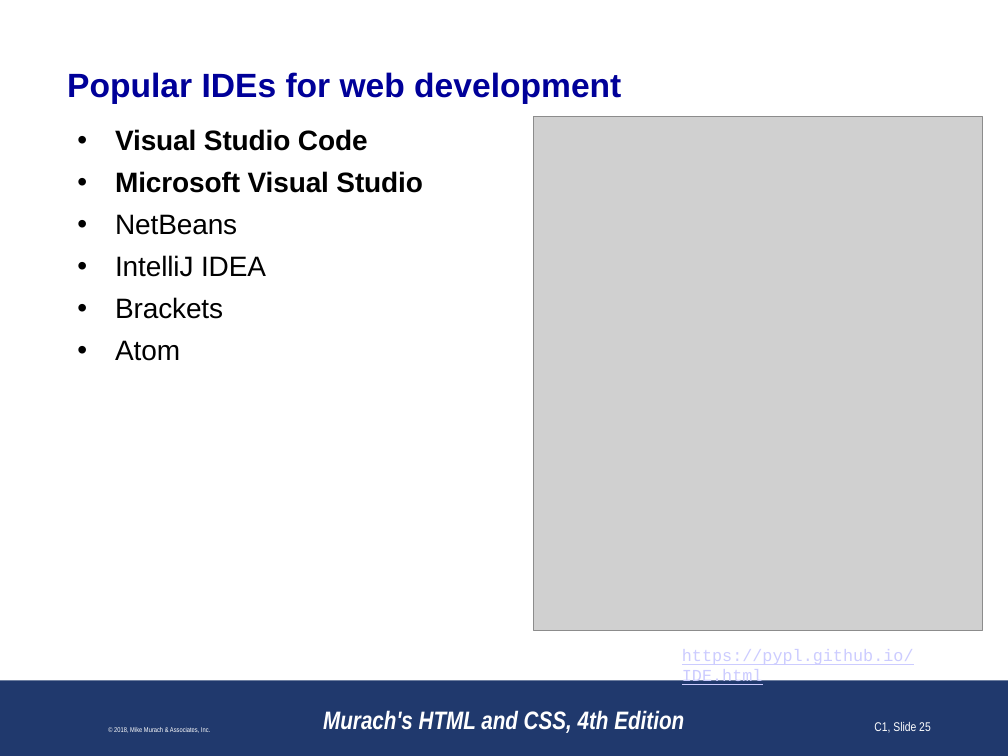
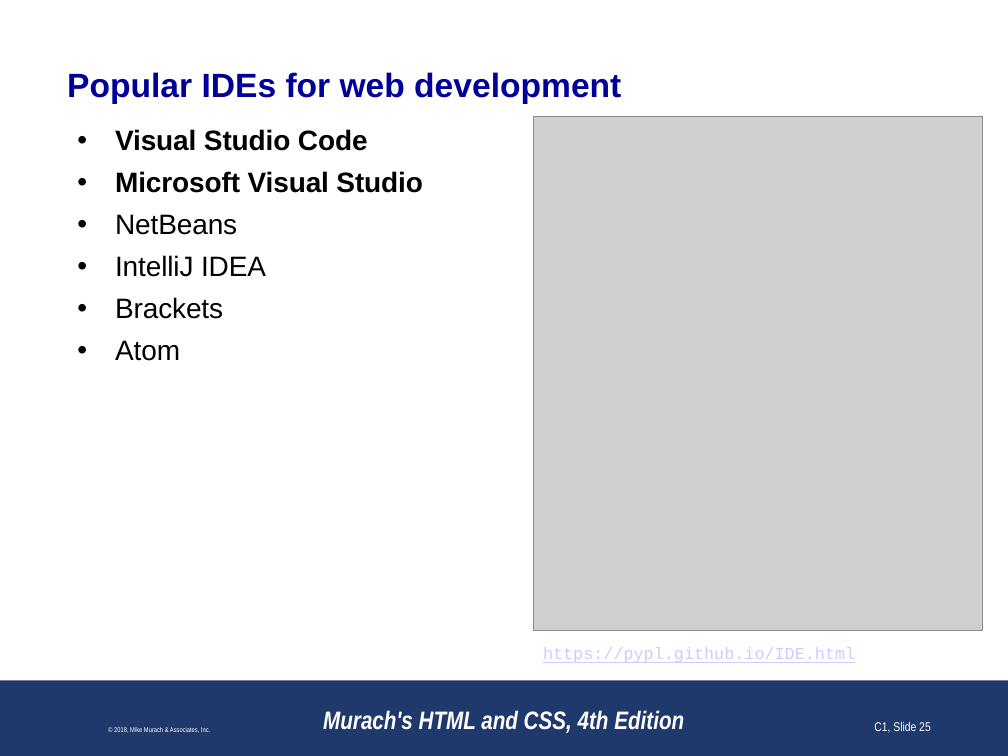
Before and after one commit to paulsmithkc/awd1000_base_lab_and_homework, a slide deck: slide 25 of murach_html_4e/slides/Chapter 1 slides (Revised).pptx. Drawn at 1008x756 pixels with LibreOffice and Linux fonts; fonts in the diff are those of the drawing; grey boxes stand for pictures; background and template pictures are left out. Boxes give left, top, right and bottom in pixels: in the first picture for what was removed or moved away, otherwise in the second. Text is boxed around its words. In the diff, an @@ line names an element or a change of style, - is before the commit and + after.

```diff
--- a/murach_html_4e/slides/Chapter 1 slides (Revised).pptx
+++ b/murach_html_4e/slides/Chapter 1 slides (Revised).pptx
@@ text "https://pypl.github.io/IDE.html" rewrapped from <box>682,649,914,687</box> to <box>543,647,855,663</box> @@
```
Also in this commit, not shown: 3 other slides changed, 1 slide added, 2 other files.
